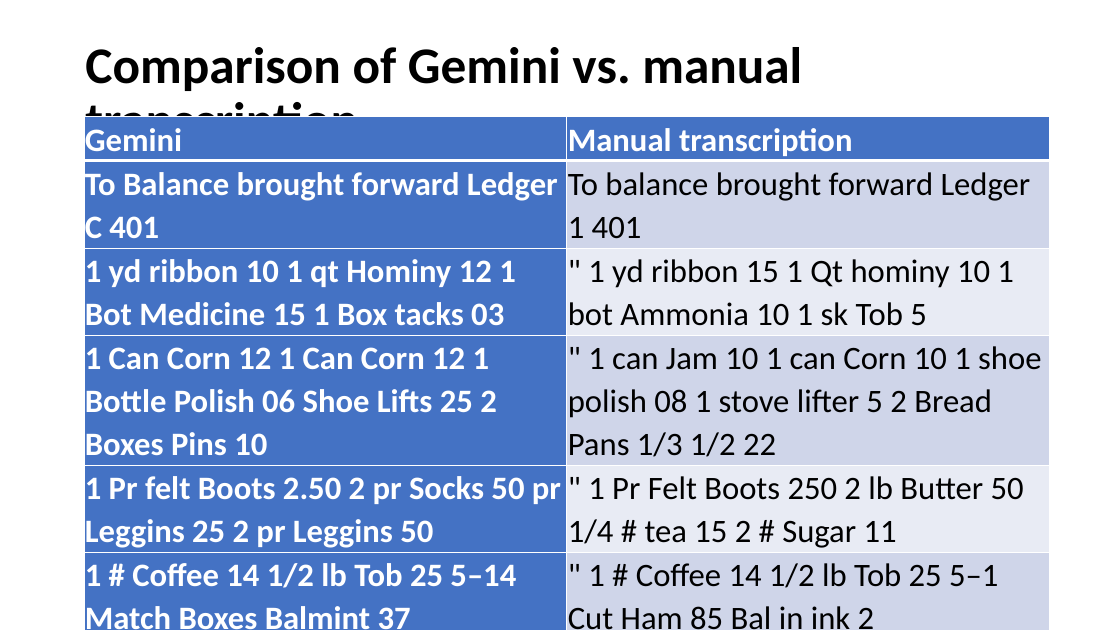
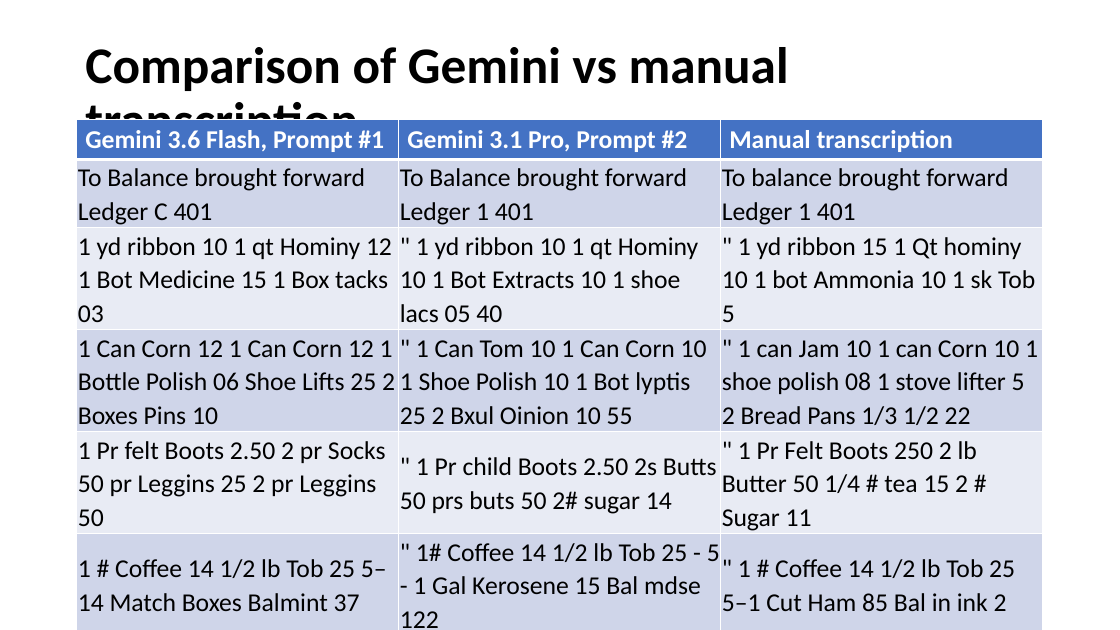
Before and after one commit to MSchoenbaum/UMBC-DATA606-Capstone, a slide deck: slide 14 of docs/Capstone presentation.pptx. Drawn at 1120x630 pixels with LibreOffice and Linux fonts; fonts in the diff are those of the drawing. Boxes give left, top, right and bottom in pixels: in the first picture for what was removed or moved away, otherwise in the second. Text is boxed around its words. In the diff, an @@ line names an element or a change of style, - is before the commit and + after.

```diff
--- a/docs/Capstone presentation.pptx
+++ b/docs/Capstone presentation.pptx
@@ title at box(85, 47, 789, 151): text changed @@
-Comparison of Gemini vs. manual transcription
+Comparison of Gemini vs manual transcription
@@ table at box(77, 120, 1043, 630) @@
-column 1: Gemini | To Balance brought forward Ledger C 401 | 1 yd ribbon 10 1 qt Hominy 12 1 Bot Medicine 15 1 Box tacks 03 | 1 Can Corn 12 1 Can Corn 12 1 Bottle Polish 06 Shoe Lifts 25 2 Boxes Pins 10 | 1 Pr felt Boots 2.50 2 pr Socks 50 pr Leggins 25 2 pr Leggins 50 | 1 # Coffee 14 1/2 lb Tob 25 5–14 Match Boxes Balmint 37
+column 1: Gemini 3.6 Flash, Prompt #1 | To Balance brought forward Ledger C 401 | 1 yd ribbon 10 1 qt Hominy 12 1 Bot Medicine 15 1 Box tacks 03 | 1 Can Corn 12 1 Can Corn 12 1 Bottle Polish 06 Shoe Lifts 25 2 Boxes Pins 10 | 1 Pr felt Boots 2.50 2 pr Socks 50 pr Leggins 25 2 pr Leggins 50 | 1 # Coffee 14 1/2 lb Tob 25 5–14 Match Boxes Balmint 37
+column 2: Gemini 3.1 Pro, Prompt #2 | To Balance brought forward Ledger 1 401 | " 1 yd ribbon 10 1 qt Hominy 10 1 Bot Extracts 10 1 shoe lacs 05 40 | " 1 Can Tom 10 1 Can Corn 10 1 Shoe Polish 10 1 Bot lyptis 25 2 Bxul Oinion 10 55 | " 1 Pr child Boots 2.50 2s Butts 50 prs buts 50 2# sugar 14 | " 1# Coffee 14 1/2 lb Tob 25 - 5 - 1 Gal Kerosene 15 Bal mdse 122
@@ table: place and size @@
-table at box(84, 117, 1050, 630)
+table at box(77, 120, 1043, 630)
```
Also in this commit, not shown: 3 other slides changed, 2 slides added.
